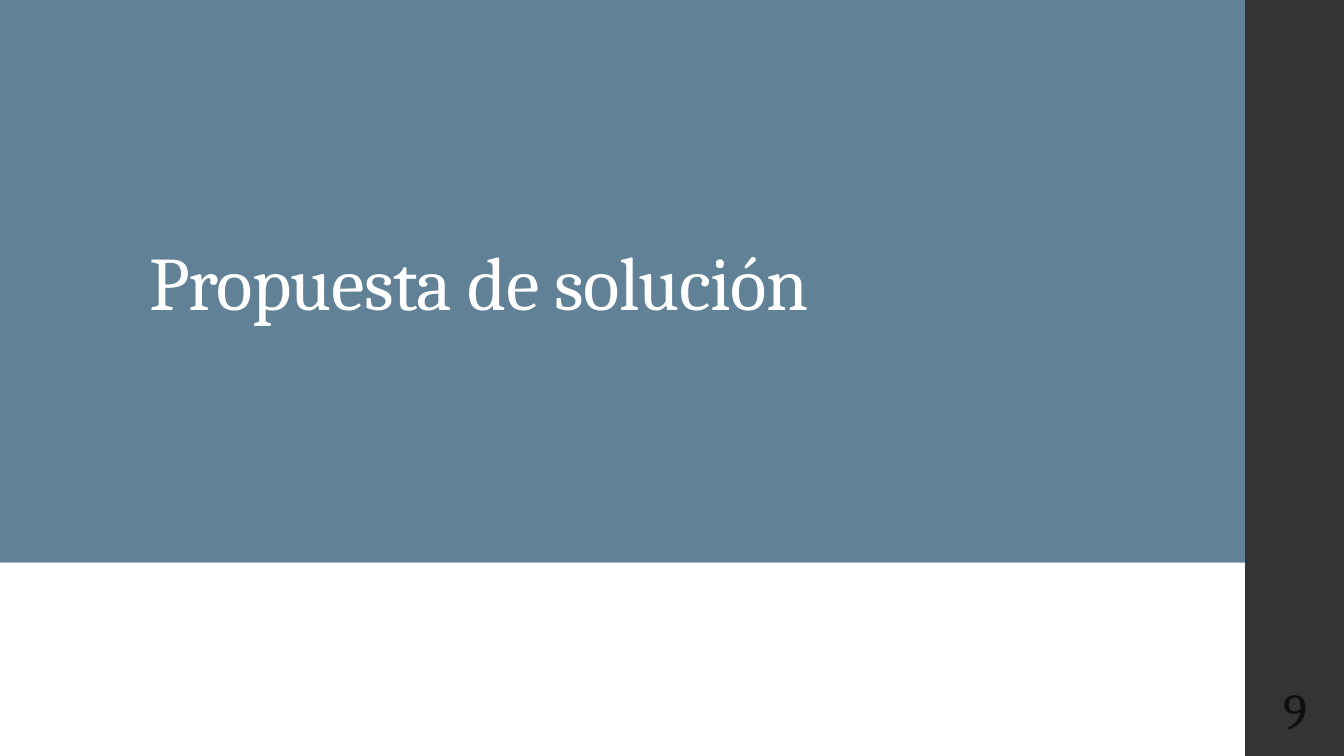
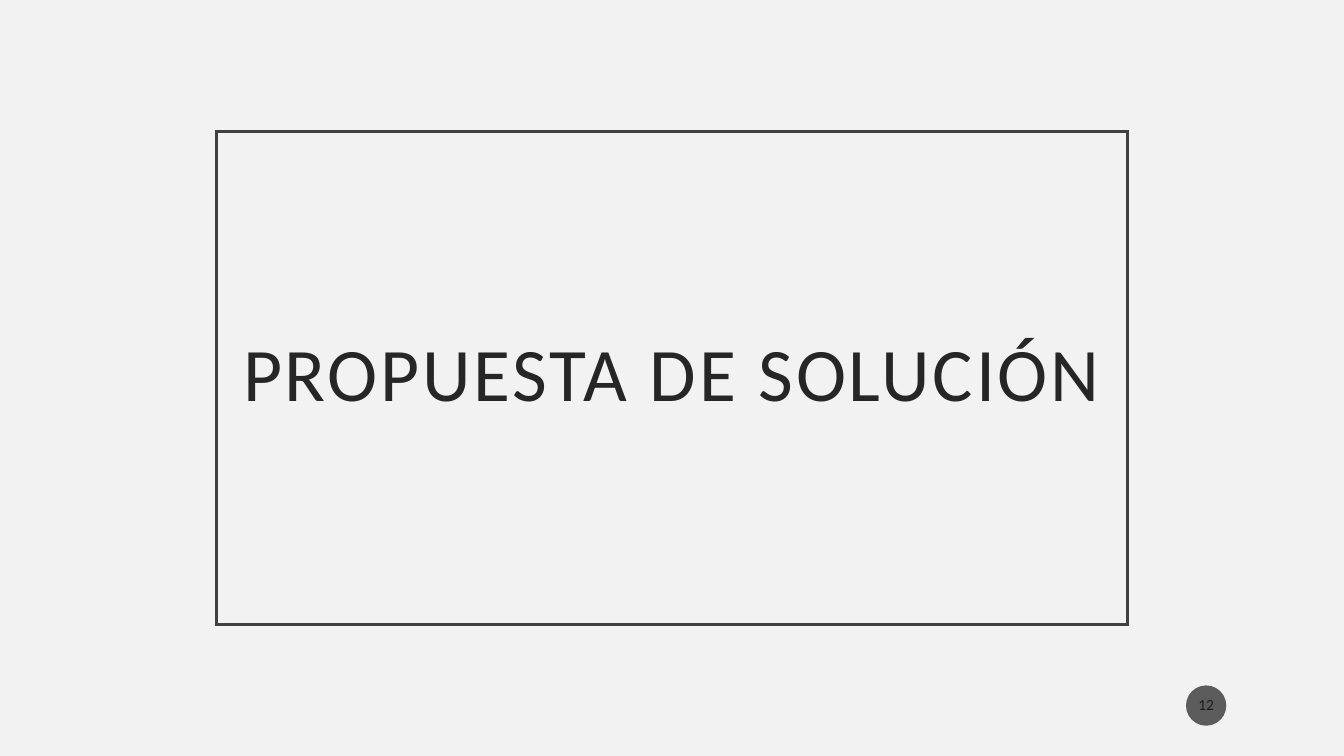
Before and after one commit to Osw1997/Proyecto-Terminal-1, a slide deck: slide 12 of Final/Presentacion.pptx (slide 9 before the commit). Drawn at 1344x756 pixels with LibreOffice and Linux fonts; fonts in the diff are those of the drawing. Boxes give left, top, right and bottom in pixels: in the first picture for what was removed or moved away, otherwise in the second. Text is boxed around its words. In the diff, an @@ line names an element or a change of style, - is before the commit and + after.

```diff
--- a/Final/Presentacion.pptx
+++ b/Final/Presentacion.pptx
@@ background #FFFFFF to #F2F2F2 @@
@@ rectangle removed at (0,0,50,756) @@
@@ rectangle removed at (0,0,1245,756) @@
@@ rectangle removed at (0,0,1245,564) @@
@@ rectangle removed at (1245,0,1344,756) @@
@@ title "PROPUESTA DE SOLUCIÓN": place and size @@
-title "PROPUESTA DE SOLUCIÓN" at (149,257,809,326)
+title "PROPUESTA DE SOLUCIÓN" at (217,132,1128,625)
@@ title "PROPUESTA DE SOLUCIÓN" at (217,132,1128,625): outline none to #404040 2.5 pt @@
@@ title at (243,338,1100,402): text changed; font Cambria to Calibri; text colour #FFFFFF to #262626 @@
-Propuesta de solución
+PROPUESTA DE SOLUCIÓN
@@ rectangle removed at (0,563,1245,756) @@
@@ page number added at (1187,686,1227,726), fill #1D1D1D at 70% opacity, 11 pt, text #000000 at 70% opacity @@
+12
@@ page number removed at (1283,677,1307,743) @@
-9
```
Also in this commit, not shown: 22 other slides changed, 3 slides added, 4 slides removed.
